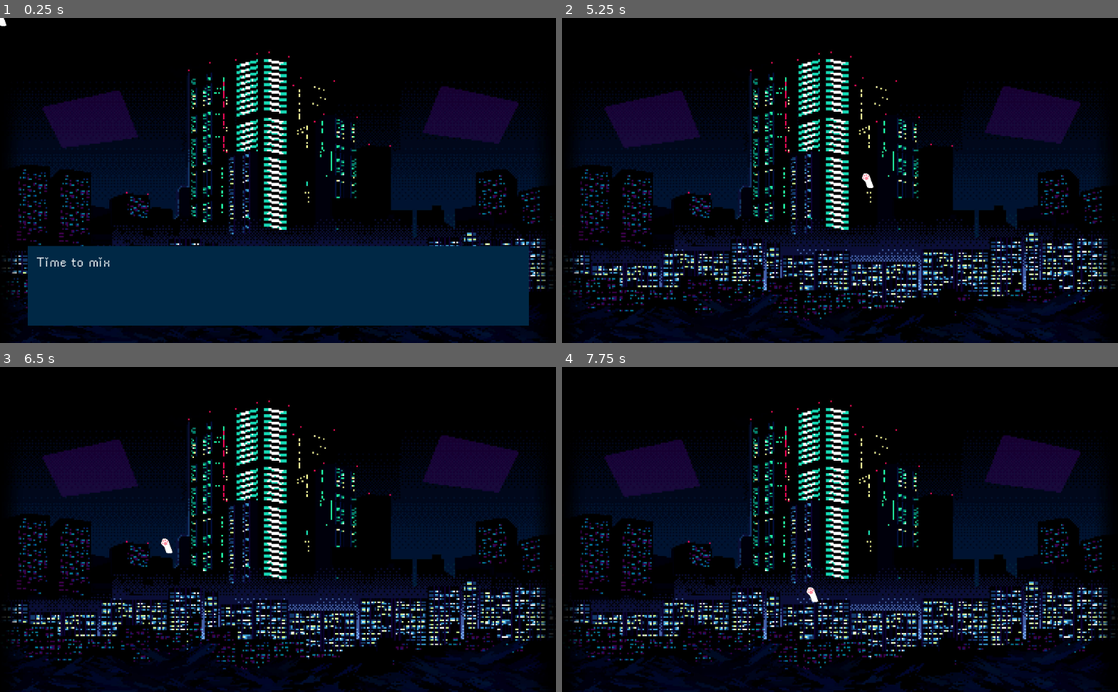
Above: before the commit, frames 1-4 (two rows, left to right).
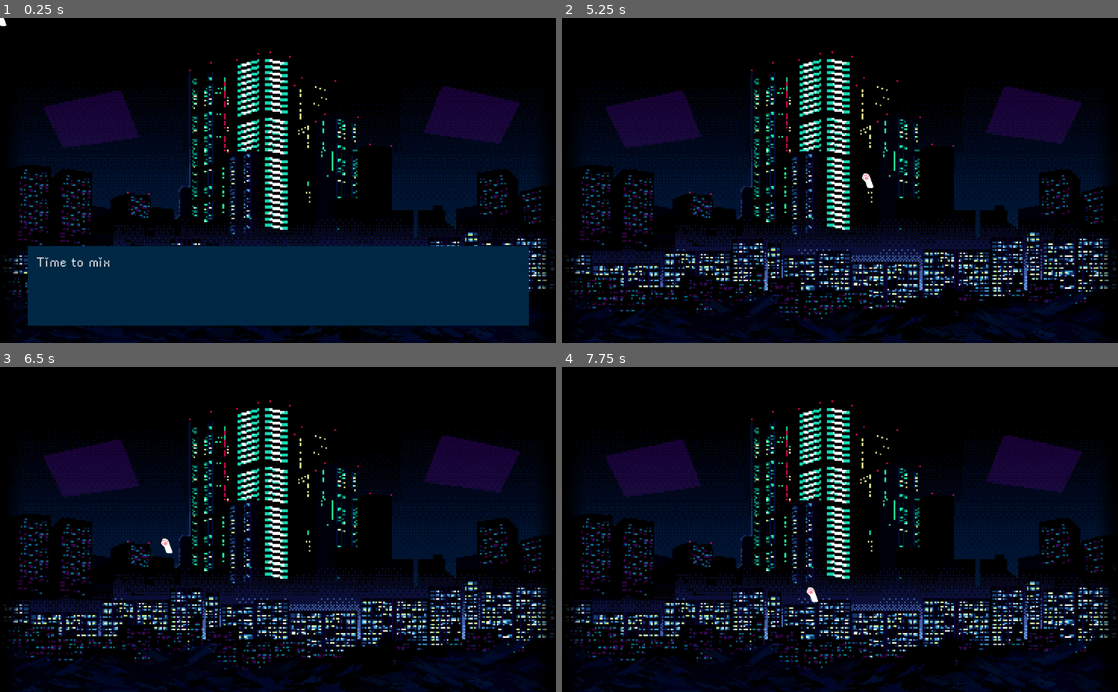
Above: after the commit, the same moments.

Repository: mipsim/GuildMaster
Game: Godot game, scene res://Test.tscn
Two runs of this game, one before a commit and one after it. Both use one fixed random seed, a clock stepped at 60 frames per second and the inputs below.
Inputs (mouse positions are in pixels of both pictures, inside the frame that each line leads up to):
- Up to frame 1 (0.25 s): no input
- Up to frame 2 (5.25 s): tap Enter (ui_accept) at 0.5, 0.77, 1.25, 3.77, 5 s; move the mouse to (962, 164) at 0.52 s; click (962, 164) at 0.6 s; drag from (728, 196) to (812, 245) at 1.27 s; move the mouse to (895, 109) at 2.02 s; click (895, 109) at 2.1 s; drag from (812, 245) to (673, 131) at 2.77 s; move the mouse to (1006, 229) at 3.52 s; click (1006, 229) at 3.6 s; drag from (673, 131) to (756, 99) at 4.27 s; move the mouse to (867, 180) at 5.02 s; click (867, 180) at 5.1 s
- Up to frame 3 (6.5 s): tap Enter (ui_accept) at 5.75 s; drag from (194, 448) to (166, 545) at 5.77 s
- Up to frame 4 (7.75 s): tap Enter (ui_accept) at 6.5, 6.77, 7.25 s; move the mouse to (962, 513) at 6.52 s; click (962, 513) at 6.6 s; drag from (728, 545) to (812, 594) at 7.27 s

The runs differ from the first frame. In frame 1, 6.4% of the frame differs, in the area x 0-100%, y 10-100%; in frame 2, 12%; in frame 3, 12%; in frame 4, 12%.

Commit message:
messed up merge maybe but it's good now lol

Diff:
--- /dev/null
+++ b/Item/DragTesting.tscn
@@ -0,0 +1,14 @@
+[gd_scene load_steps=3 format=2]
+
+[ext_resource path="res://Item/Draggable.tscn" type="PackedScene" id=1]
+[ext_resource path="res://Item/DropZone.tscn" type="PackedScene" id=2]
+
+[node name="DragTesting" type="Node2D"]
+
+[node name="DropZone2" parent="." instance=ExtResource( 2 )]
+position = Vector2( 725, 287 )
+
+[node name="DropZone" parent="." instance=ExtResource( 2 )]
+position = Vector2( 305, 291 )
+
+[node name="Draggable" parent="." instance=ExtResource( 1 )]
--- /dev/null
+++ b/Item/Draggable.gd
@@ -0,0 +1,37 @@
+#Draggable.gd
+extends Node2D
+
+# Variables ==========
+var selected = false
+var rest_point
+var rest_nodes = []
+
+# Functions ==========
+func _ready():
+	rest_nodes = get_tree().get_nodes_in_group("zone")
+	rest_point = rest_nodes[0].global_position
+	rest_nodes[0].select()
+
+func _physics_process(delta):
+	if selected:
+		global_position = lerp(
+			global_position, get_global_mouse_position(), 25 * delta
+		)
+	else:
+		global_position = lerp(global_position, rest_point, 10 * delta)
+
+func _input(event):
+	if event is InputEventMouseButton:
+		if event.button_index == BUTTON_LEFT and not event.pressed:
+			selected = false
+			var shortest_dist = 75 #length of draw() from DropZone.gd
+			for child in rest_nodes:
+				var distance = global_position.distance_to(child.global_position)
+				if distance < shortest_dist:
+					child.select()
+					rest_point = child.global_position
+					shortest_dist = distance
+
+func _on_Area2D_input_event(viewport, event, shape_idx):
+	if Input.is_action_just_pressed("click"):
+		selected = true
--- /dev/null
+++ b/Item/Draggable.tscn
@@ -0,0 +1,20 @@
+[gd_scene load_steps=4 format=2]
+
+[ext_resource path="res://Item/Draggable.gd" type="Script" id=1]
+[ext_resource path="res://Assets/icon.png" type="Texture" id=2]
+
+[sub_resource type="RectangleShape2D" id=1]
+extents = Vector2( 31.7888, 32.0162 )
+
+[node name="Draggable" type="Node2D"]
+script = ExtResource( 1 )
+
+[node name="icon" type="Sprite" parent="."]
+position = Vector2( 1, -1 )
+texture = ExtResource( 2 )
+
+[node name="Area2D" type="Area2D" parent="icon"]
+
+[node name="CollisionShape2D" type="CollisionShape2D" parent="icon/Area2D"]
+shape = SubResource( 1 )
+[connection signal="input_event" from="icon/Area2D" to="." method="_on_Area2D_input_event"]
--- /dev/null
+++ b/Item/DropZone.gd
@@ -0,0 +1,14 @@
+#DropZone.gd
+extends Position2D
+
+func _draw():
+	draw_circle(Vector2.ZERO, 75, Color.blanchedalmond)
+
+func select():
+	for child in get_tree().get_nodes_in_group("zone"):
+		child.deselect()
+
+		modulate = Color.webmaroon
+
+func deselect():
+	modulate = Color.white
--- /dev/null
+++ b/Item/DropZone.tscn
@@ -0,0 +1,8 @@
+[gd_scene load_steps=2 format=2]
+
+[ext_resource path="res://Item/DropZone.gd" type="Script" id=1]
+
+[node name="DropZone" type="Position2D" groups=[
+"zone",
+]]
+script = ExtResource( 1 )
--- a/Node2D.gd
+++ b/Node2D.gd
@@ -8,5 +8,5 @@
 func _process(delta):
 	self.position = self.get_global_mouse_position()
 
-	if Input.is_action_just_pressed("left_mouse"):
+	if Input.is_action_just_pressed("click"):
 		$ClickSound.play()
--- a/Test.tscn
+++ b/Test.tscn
@@ -54,7 +54,7 @@
 }
 
 [node name="Background" type="Sprite" parent="CenterContainer"]
-position = Vector2( 512.777, 304.432 )
+position = Vector2( 514.777, 304.432 )
 scale = Vector2( 0.54, 0.54 )
 texture = ExtResource( 8 )
 
--- a/project.godot
+++ b/project.godot
@@ -15,7 +15,7 @@
 
 [application]
 
-config/name="Dialogue Test"
+config/name="Guild Master"
 run/main_scene="res://Test.tscn"
 boot_splash/image="res://Assets/Splash.png"
 config/icon="res://icon.png"
@@ -30,7 +30,7 @@
 
 [input]
 
-left_mouse={
+click={
 "deadzone": 0.5,
 "events": [ Object(InputEventMouseButton,"resource_local_to_scene":false,"resource_name":"","device":0,"alt":false,"shi …(212 unchanged characters)…
  ]
